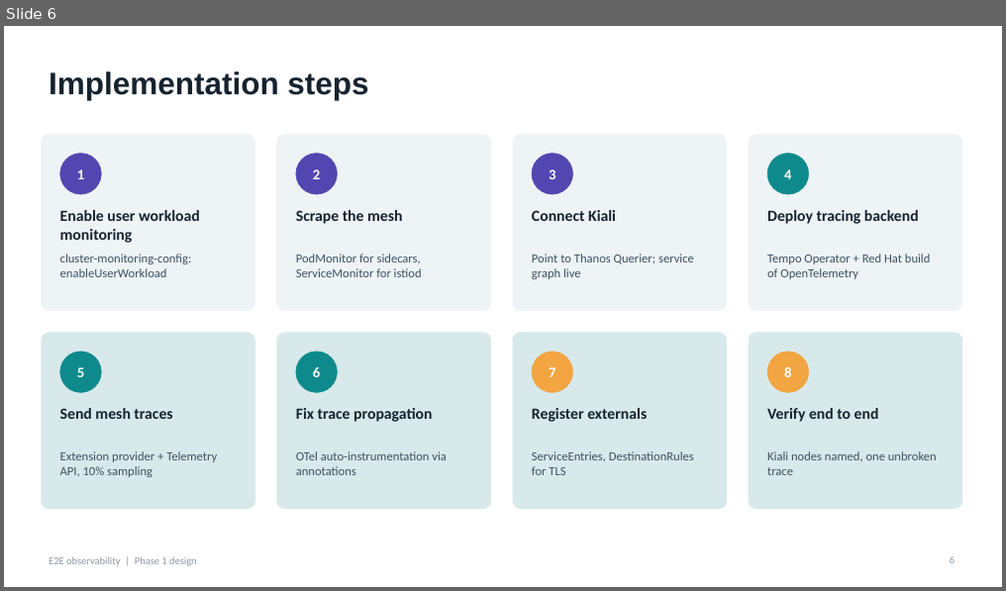
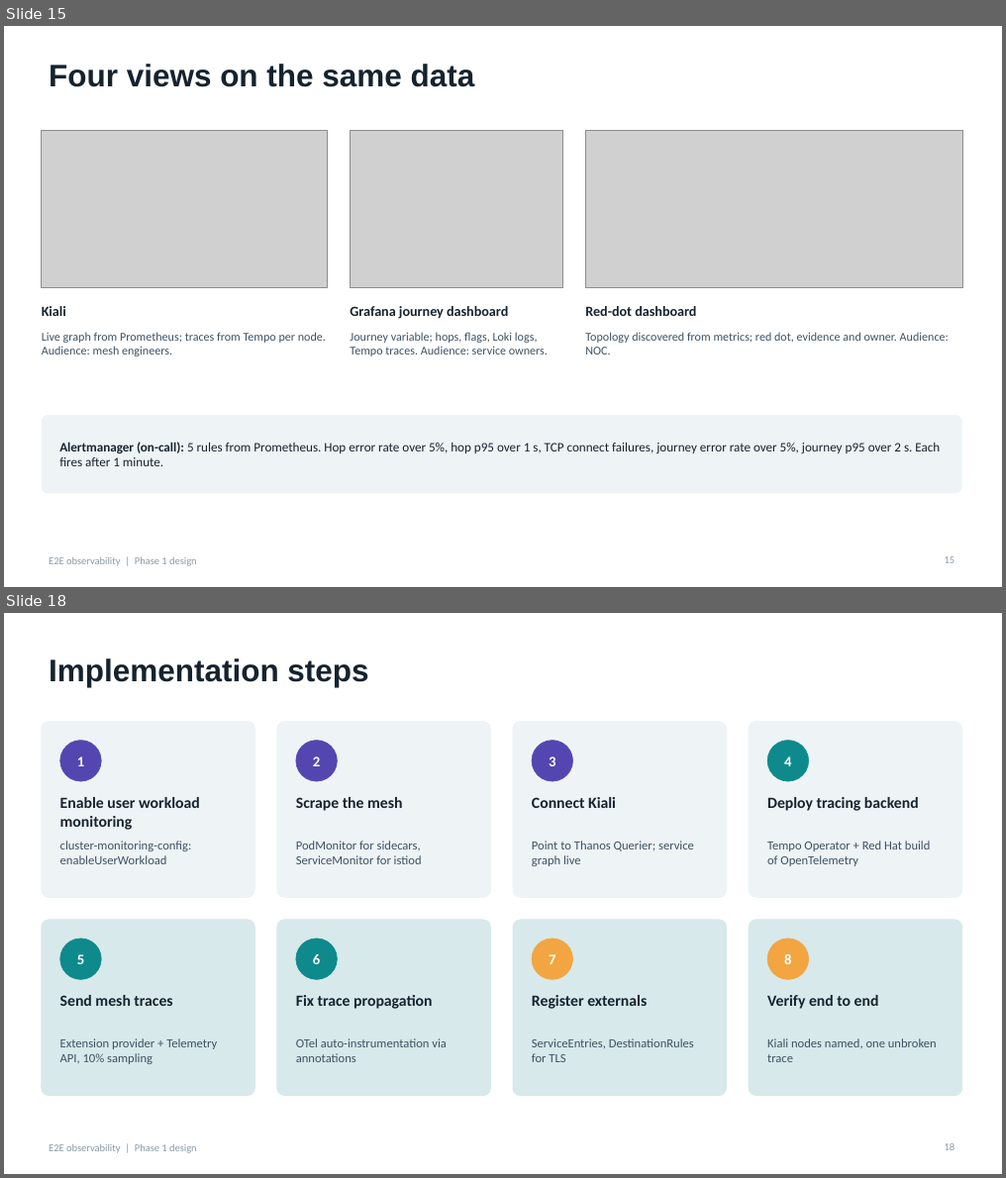
Before and after one commit to canpolatoral/monitoring-poc, a slide deck: docs/e2e_observability_design.pptx. Shown one above the other, each under a label of ours: slide 6 before the commit, slides 15 and 18 after it; the slides between them are not shown. The pictures are 1006x591 and 1006x1178 pixels, drawn with LibreOffice and Linux fonts; fonts in the diff are those of the drawing; grey boxes stand for pictures. Boxes give left, top, right and bottom in pixels: in the first picture for what was removed or moved away, otherwise in the second. Text is boxed around its words. In the diff, an @@ line names an element or a change of style, - is before the commit and + after.

```diff
--- a/docs/e2e_observability_design.pptx
+++ b/docs/e2e_observability_design.pptx
@@ slide 15 added at (4,26,1002,587), background #FFFFFF; not listed: 1 template element that a slide beside it also shows @@
@@ title added at (49,64,475,87), 30 pt, text #16232F, bold @@
+Four views on the same data
@@ picture added at (42,131,328,288) @@
@@ picture added at (350,131,563,288) @@
@@ picture added at (586,131,963,288) @@
@@ text added at (42,306,66,316), 13.5 pt, text #16232F, bold @@
+Kiali
@@ text added at (350,306,508,319), 13.5 pt, text #16232F, bold @@
+Grafana journey dashboard
@@ text added at (585,306,696,316), 13.5 pt, text #16232F, bold @@
+Red-dot dashboard
@@ text added at (42,332,326,357), 11.5 pt, text #3E5263 @@
+Live graph from Prometheus; traces from Tempo per node. Audience: mesh engineers.
@@ text added at (350,332,548,357), 11.5 pt, text #3E5263 @@
+Journey variable; hops, flags, Loki logs, Tempo traces. Audience: service owners.
@@ text added at (585,332,948,355), 11.5 pt, text #3E5263 @@
+Topology discovered from metrics; red dot, evidence and owner. Audience: NOC.
@@ rounded rectangle added at (42,415,962,494), fill #EEF3F6, 12.5 pt, text #16232F @@
+Alertmanager (on-call): 5 rules from Prometheus. Hop error rate over 5%, hop p95 over 1 s, TCP connect failures, journey error rate over 5%, journey p95 over 2 s. Each fires after 1 minute.
@@ page number added at (944,557,955,564), 10 pt, text #8A99A6 @@
+15
@@ what was slide 6 is now slide 18 @@
@@ page number at (944,1144,955,1151): text changed @@
-6
+18
```
Also in this commit, not shown: 11 other slides added, 6 other files.
